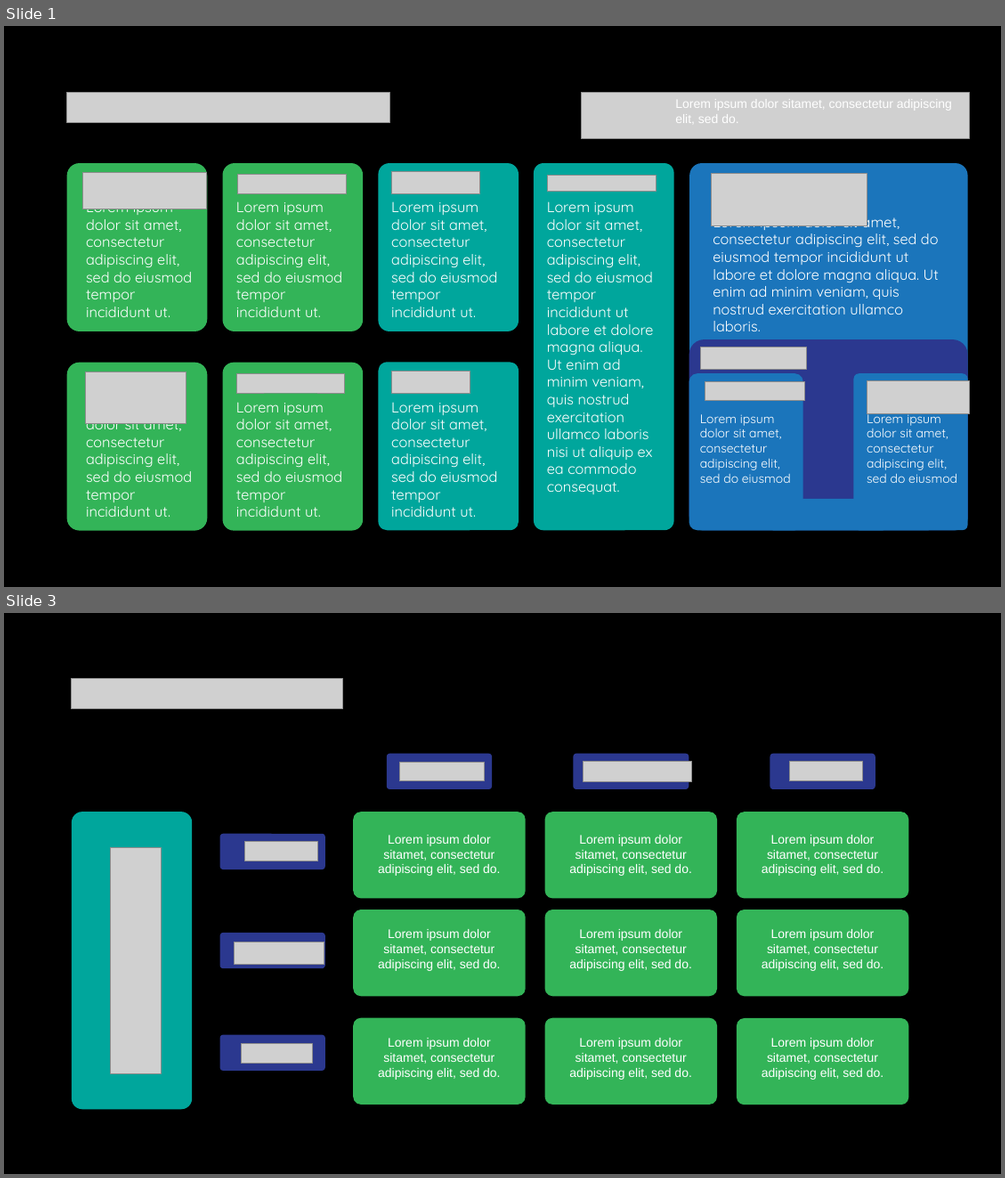
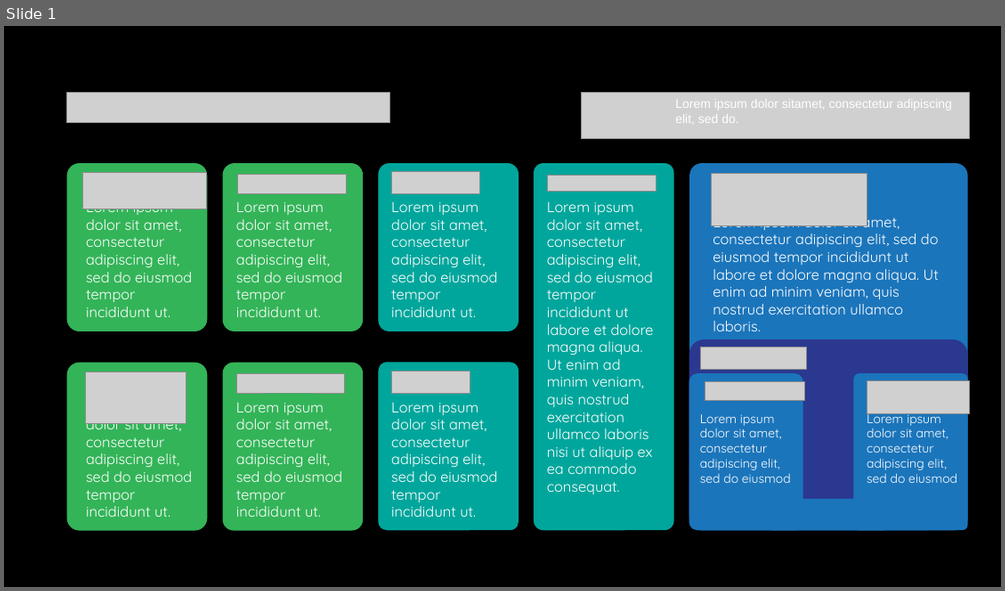
Before and after one commit to mjaramos/projeto_aplicado_igti, a slide deck: Documentos/Modelo Canvas do Projeto Aplicado - 2021.pptx. Shown one above the other, each under a label of ours: slides 1 and 3 before the commit, slide 1 after it; the slides between them are not shown. The pictures are 1005x1178 and 1005x591 pixels, drawn with LibreOffice and Linux fonts; fonts in the diff are those of the drawing; grey boxes stand for pictures. Boxes give left, top, right and bottom in pixels: in the first picture for what was removed or moved away, otherwise in the second. Text is boxed around its words. In the diff, an @@ line names an element or a change of style, - is before the commit and + after.

```diff
--- a/Documentos/Modelo Canvas do Projeto Aplicado - 2021.pptx
+++ b/Documentos/Modelo Canvas do Projeto Aplicado - 2021.pptx
@@ slide 3 removed at box(4, 613, 1001, 1174), background #000000 @@
@@ picture removed at box(71, 679, 343, 709) @@
@@ rounded rectangle removed at box(387, 754, 493, 789) @@
@@ picture removed at box(399, 762, 485, 781) @@
@@ rounded rectangle removed at box(573, 754, 689, 789) @@
@@ picture removed at box(582, 761, 692, 781) @@
@@ rounded rectangle removed at box(769, 754, 875, 789) @@
@@ picture removed at box(789, 761, 863, 780) @@
@@ rounded rectangle removed at box(72, 811, 192, 1110) @@
@@ rounded rectangle removed at box(353, 811, 526, 899) @@
@@ rounded rectangle removed at box(544, 811, 717, 899) @@
@@ rounded rectangle removed at box(736, 811, 909, 899) @@
@@ picture removed at box(111, 847, 161, 1073) @@
@@ rounded rectangle removed at box(220, 834, 325, 869) @@
@@ picture removed at box(245, 842, 318, 861) @@
@@ text removed at box(378, 835, 500, 876) @@
-Lorem ipsum dolor sitamet, consectetur adipiscing elit, sed do.
@@ text removed at box(569, 835, 691, 876) @@
-Lorem ipsum dolor sitamet, consectetur adipiscing elit, sed do.
@@ text removed at box(761, 835, 883, 876) @@
-Lorem ipsum dolor sitamet, consectetur adipiscing elit, sed do.
@@ rounded rectangle removed at box(220, 933, 325, 968) @@
@@ rounded rectangle removed at box(353, 909, 526, 996) @@
@@ text removed at box(378, 929, 500, 971) @@
-Lorem ipsum dolor sitamet, consectetur adipiscing elit, sed do.
@@ rounded rectangle removed at box(544, 909, 717, 996) @@
@@ text removed at box(569, 929, 691, 971) @@
-Lorem ipsum dolor sitamet, consectetur adipiscing elit, sed do.
@@ rounded rectangle removed at box(736, 909, 909, 996) @@
@@ text removed at box(761, 929, 883, 971) @@
-Lorem ipsum dolor sitamet, consectetur adipiscing elit, sed do.
@@ picture removed at box(235, 941, 324, 964) @@
@@ rounded rectangle removed at box(220, 1035, 325, 1070) @@
@@ rounded rectangle removed at box(353, 1018, 526, 1104) @@
@@ text removed at box(378, 1038, 500, 1079) @@
-Lorem ipsum dolor sitamet, consectetur adipiscing elit, sed do.
@@ rounded rectangle removed at box(544, 1018, 717, 1104) @@
@@ text removed at box(569, 1038, 691, 1079) @@
-Lorem ipsum dolor sitamet, consectetur adipiscing elit, sed do.
@@ rounded rectangle removed at box(736, 1018, 909, 1105) @@
@@ text removed at box(761, 1038, 883, 1079) @@
-Lorem ipsum dolor sitamet, consectetur adipiscing elit, sed do.
@@ picture removed at box(241, 1043, 312, 1062) @@
```
Also in this commit, not shown: 4 slides added, 3 other slides removed, 1 other file.
